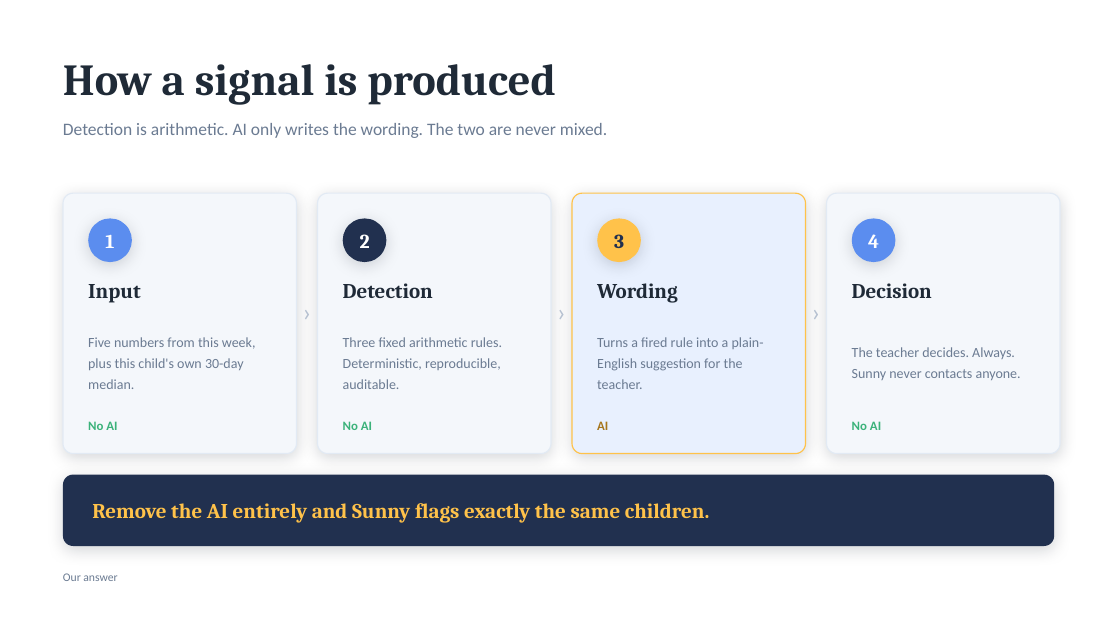
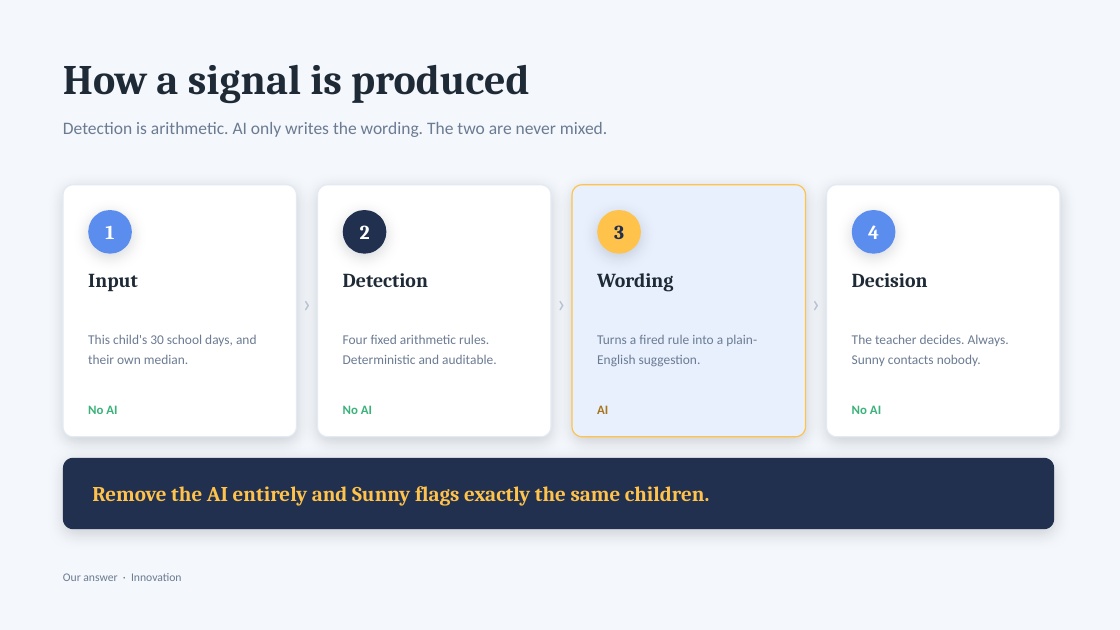
Before and after one commit to ArthurAlexandre28/Hackathon_ICL, a slide deck: slide 6 of Sunny-Pitch-Deck.pptx. Drawn at 1120x630 pixels with LibreOffice and Linux fonts; fonts in the diff are those of the drawing. Boxes give left, top, right and bottom in pixels: in the first picture for what was removed or moved away, otherwise in the second. Text is boxed around its words. In the diff, an @@ line names an element or a change of style, - is before the commit and + after.

```diff
--- a/Sunny-Pitch-Deck.pptx
+++ b/Sunny-Pitch-Deck.pptx
@@ background #FFFFFF to #F4F7FB @@
@@ text "How a signal is produced" at bbox=[63, 65, 529, 104]: size 38 to 36 pt @@
@@ rounded rectangle: place and size @@
-rounded rectangle at bbox=[63, 193, 297, 454]
+rounded rectangle at bbox=[63, 185, 297, 437]
@@ rounded rectangle: place and size @@
-rounded rectangle at bbox=[318, 193, 551, 454]
+rounded rectangle at bbox=[318, 185, 551, 437]
@@ rounded rectangle: place and size @@
-rounded rectangle at bbox=[572, 193, 806, 454]
+rounded rectangle at bbox=[572, 185, 806, 437]
@@ fill #F4F7FB to #FFFFFF in 3 elements at bbox=[63, 185, 297, 437], bbox=[318, 185, 551, 437], bbox=[827, 185, 1060, 437] @@
@@ rounded rectangle: place and size @@
-rounded rectangle at bbox=[827, 193, 1060, 454]
+rounded rectangle at bbox=[827, 185, 1060, 437]
@@ 11 texts, 4 ellipses: place and size @@
-11 texts, 4 ellipses at bbox=[88, 218, 932, 328]
+11 texts, 4 ellipses at bbox=[88, 210, 928, 319]
@@ size 18 to 17 pt in 4 elements at bbox=[88, 273, 138, 292], bbox=[343, 273, 428, 287], bbox=[597, 273, 673, 292], bbox=[852, 273, 928, 287] @@
@@ text at bbox=[88, 334, 257, 364]: text changed; size 12 to 11.5 pt @@
-Five numbers from this week, plus this child's own 30-day median.
+This child's 30 school days, and their own median.
@@ text at bbox=[343, 334, 497, 364]: text changed; size 12 to 11.5 pt @@
-Three fixed arithmetic rules. Deterministic, reproducible, auditable.
+Four fixed arithmetic rules. Deterministic and auditable.
@@ text at bbox=[597, 335, 757, 366]: text changed; size 12 to 11.5 pt @@
-Turns a fired rule into a plain-English suggestion for the teacher.
+Turns a fired rule into a plain-English suggestion.
@@ text at bbox=[852, 334, 1009, 366]: text changed; size 12 to 11.5 pt @@
-The teacher decides. Always. Sunny never contacts anyone.
+The teacher decides. Always. Sunny contacts nobody.
@@ 5 texts, 1 rounded rectangle: place and size @@
-5 texts, 1 rounded rectangle at bbox=[63, 421, 1054, 546]
+5 texts, 1 rounded rectangle at bbox=[63, 405, 1054, 529]
@@ text at bbox=[63, 573, 181, 581]: text changed @@
-Our answer
+Our answer · Innovation
```
Also in this commit, not shown: 6 other slides changed, 3 slides added, 5 slides removed, 3 other files.
